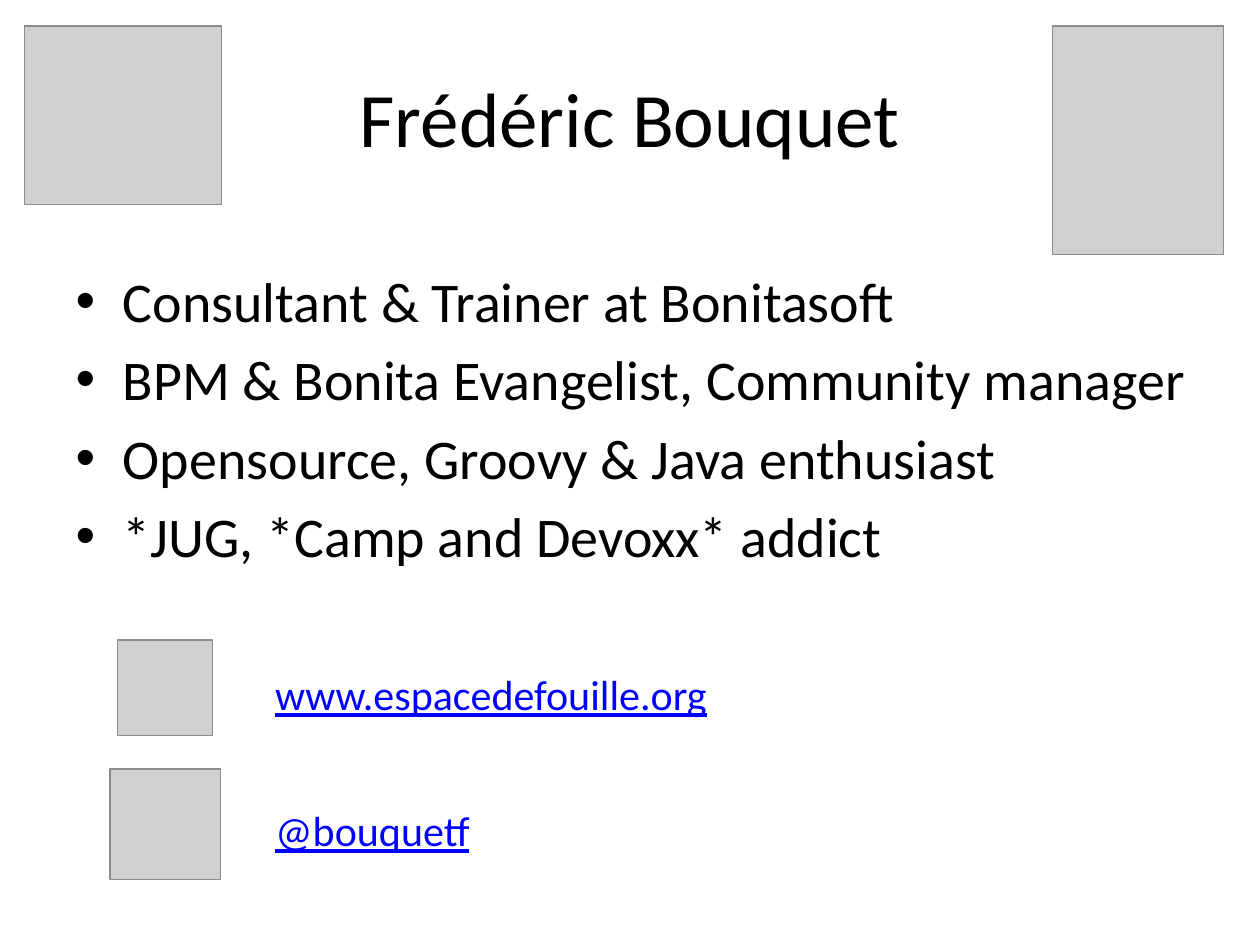
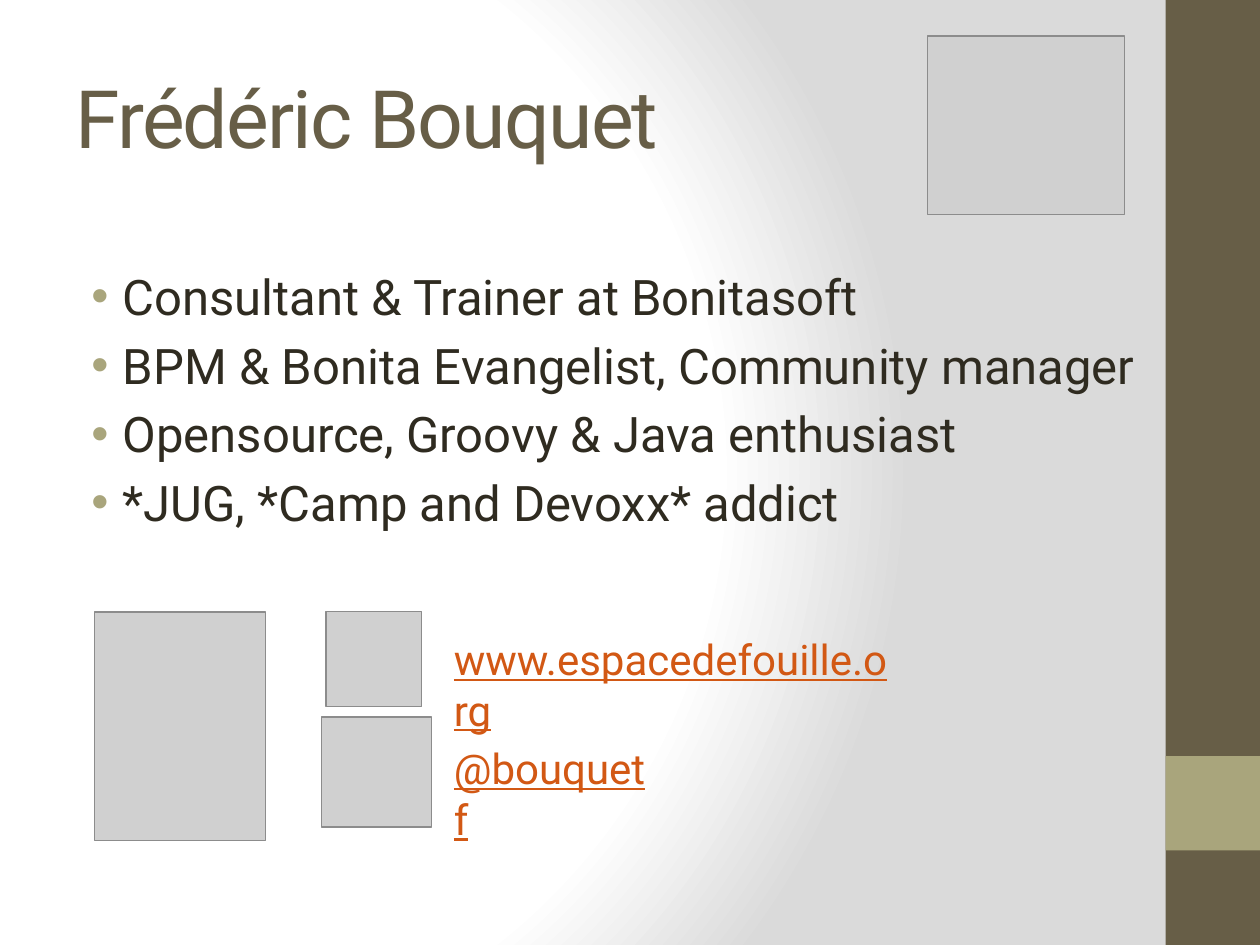
Before and after one commit to bouquetf/call-for-paper, a slide deck: slide 2 of slides/slides.pptx. Drawn at 1260x945 pixels with LibreOffice and Linux fonts; fonts in the diff are those of the drawing; grey boxes stand for pictures. Boxes give left, top, right and bottom in pixels: in the first picture for what was removed or moved away, otherwise in the second. Text is boxed around its words. In the diff, an @@ line names an element or a change of style, - is before the commit and + after.

```diff
--- a/slides/slides.pptx
+++ b/slides/slides.pptx
@@ background #FFFFFF to gradient #FFFFFF to #DADADA @@
@@ rectangle added at [1166, 0, 1260, 945], fill #675E47 @@
@@ title "Frédéric Bouquet" at [76, 87, 658, 165]: size 44 to 46 pt, font Calibri to Roboto, text colour #000000 to #675E47, letter spacing 0 to -1 pt; alignment centre to left @@
@@ picture: place and size @@
-picture at [25, 26, 222, 205]
+picture at [927, 37, 1124, 215]
@@ text "Consultant & Trainer at Bonitasoft" at [123, 277, 1134, 531]: size 32 to 28 pt, font Calibri to Roboto, text colour #000000 to #2F2B20; indent changed @@
@@ picture: place and size @@
-picture at [1052, 26, 1223, 255]
+picture at [94, 612, 266, 840]
@@ picture: place and size @@
-picture at [117, 640, 213, 736]
+picture at [326, 611, 422, 707]
@@ text "www.espacedefouille.org": place and size @@
-text "www.espacedefouille.org" at [275, 680, 706, 718]
+text "www.espacedefouille.org" at [454, 643, 887, 684]
@@ text "www.espacedefouille.org" at [454, 643, 887, 684]: font Calibri to Roboto, text colour #0000FF to #D25814 @@
@@ picture: place and size @@
-picture at [110, 769, 220, 879]
+picture at [321, 717, 432, 828]
@@ text "@bouquetf" at [441, 737, 664, 800]: font Calibri to Roboto, text colour #0000FF to #D25814 @@
@@ text "@bouquetf": place and size @@
-text "@bouquetf" at [275, 816, 469, 853]
+text "@bouquetf" at [441, 737, 664, 800]
@@ rectangle added at [1166, 756, 1260, 850], fill #A9A57C @@
```
Also in this commit, not shown: 9 other slides changed, 7 slides added.
